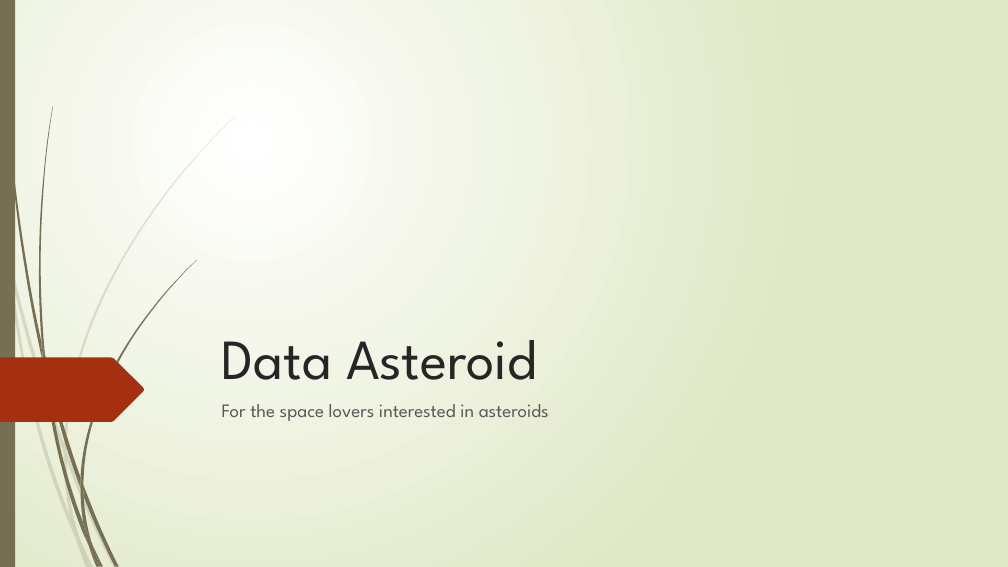
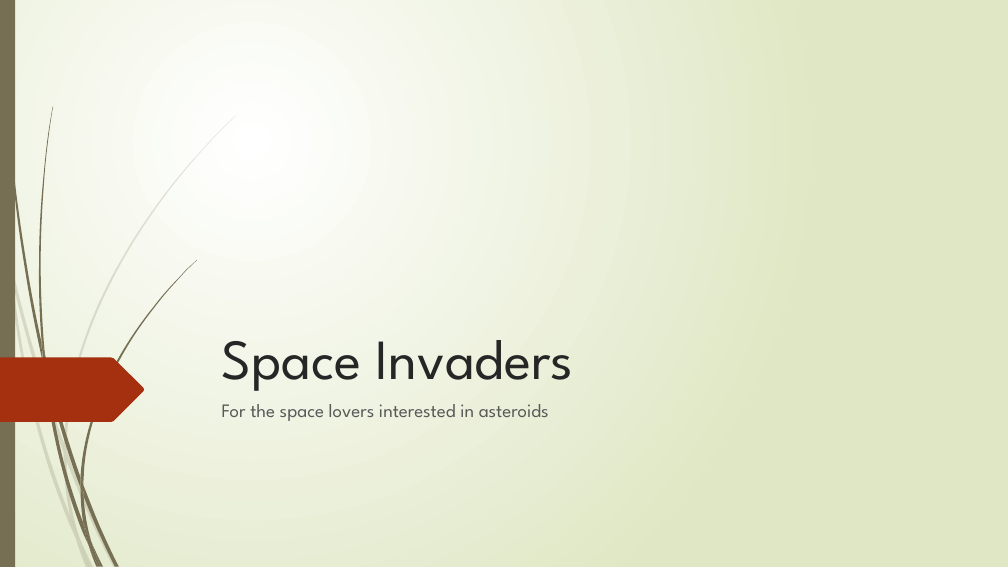
Before and after one commit to 301n15-nasa/main, a slide deck: slide 1 of Data Asteroid.pptx. Drawn at 1008x567 pixels with LibreOffice and Linux fonts; fonts in the diff are those of the drawing. Boxes give left, top, right and bottom in pixels: in the first picture for what was removed or moved away, otherwise in the second. Text is boxed around its words. In the diff, an @@ line names an element or a change of style, - is before the commit and + after.

```diff
--- a/Data Asteroid.pptx
+++ b/Data Asteroid.pptx
@@ title at [222,340,573,391]: text changed @@
-Data Asteroid
+Space Invaders
```
Also in this commit, not shown: 6 other slides changed, 2 slides added.
